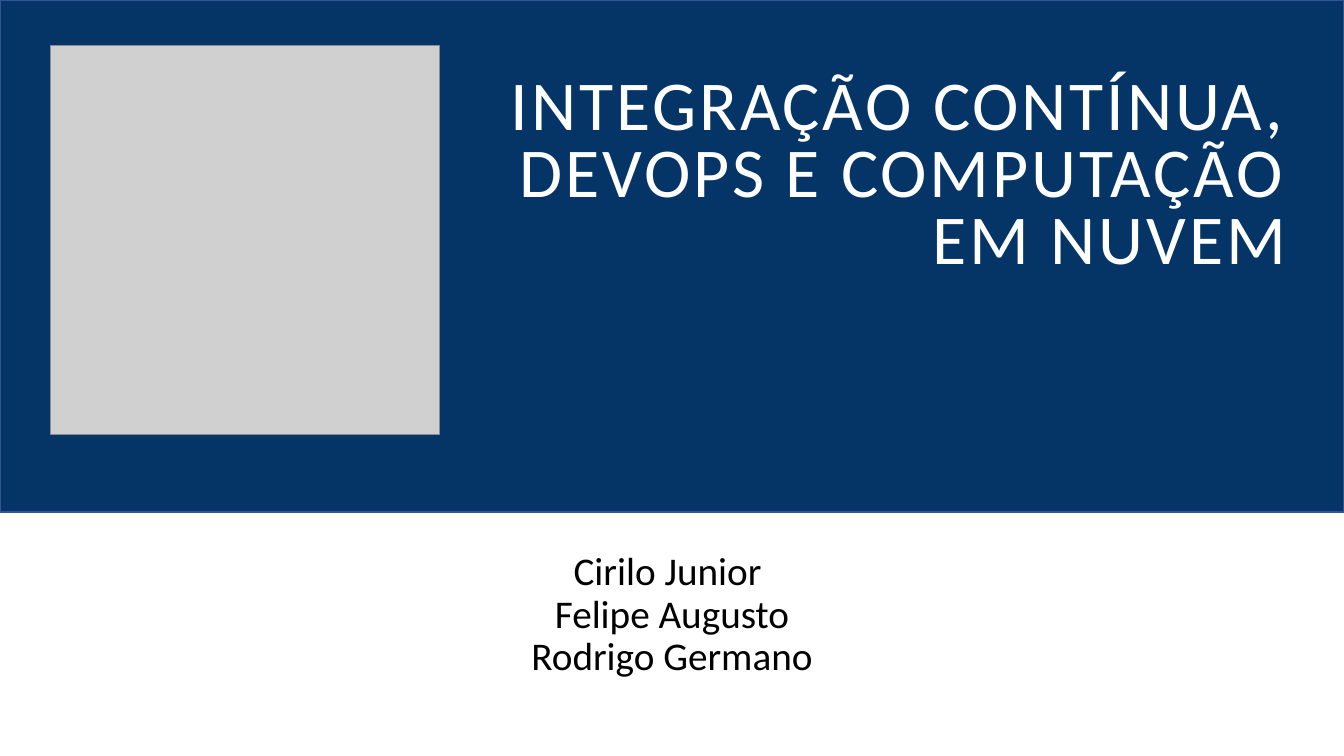
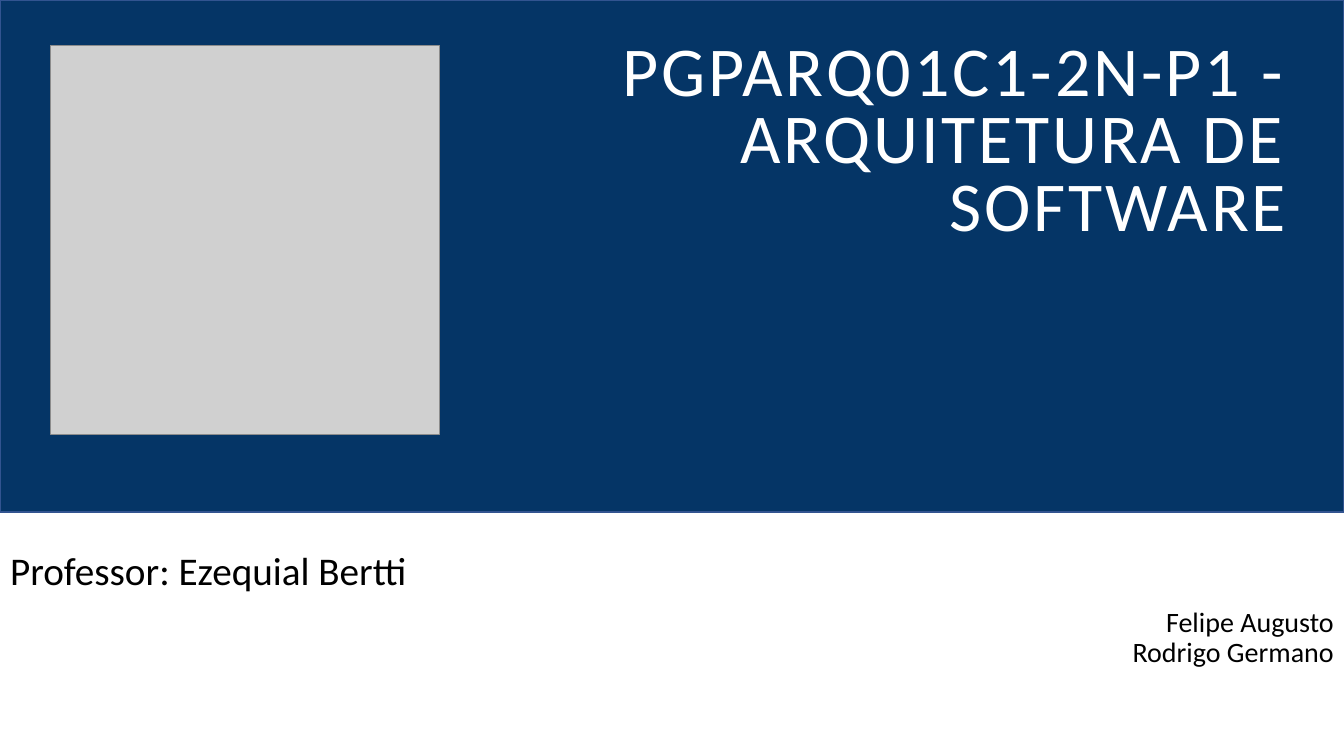
Before and after one commit to felipementel/c4-model-builder, a slide deck: slide 1 of ppt/PGPARQ01C1-2N-P1 - Arquitetura de Software.pptx. Drawn at 1344x756 pixels with LibreOffice and Linux fonts; fonts in the diff are those of the drawing; grey boxes stand for pictures. Boxes give left, top, right and bottom in pixels: in the first picture for what was removed or moved away, otherwise in the second. Text is boxed around its words. In the diff, an @@ line names an element or a change of style, - is before the commit and + after.

```diff
--- a/ppt/PGPARQ01C1-2N-P1 - Arquitetura de Software.pptx
+++ b/ppt/PGPARQ01C1-2N-P1 - Arquitetura de Software.pptx
@@ text at <box>623,50,1286,232</box>: text changed @@
-INTEGRAÇÃO CONTÍNUA, DEVOPS E COMPUTAÇÃO EM NUVEM
+PGPARQ01C1-2N-P1 - ARQUITETURA DE SOFTWARE
@@ subtitle at <box>10,557,1334,667</box>: text changed; size 28 to 20 pt @@
-Cirilo Junior
-Felipe Augusto
-Rodrigo Germano
+Professor: Ezequial Bertti
+Felipe Augusto
+Rodrigo Germano
```
Also in this commit, not shown: 17 slides added, 5 slides removed, 16 other files.
